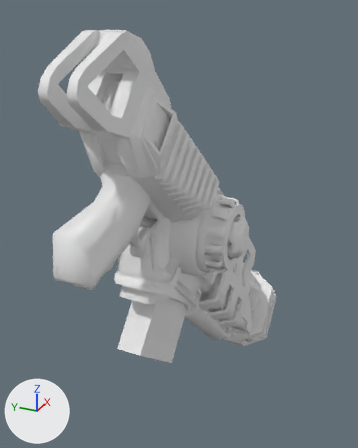
An edit to the Blender file Brutaldoom_blend_files/Plasma/br_plasma_f.blend, drawn before and after from the same camera.
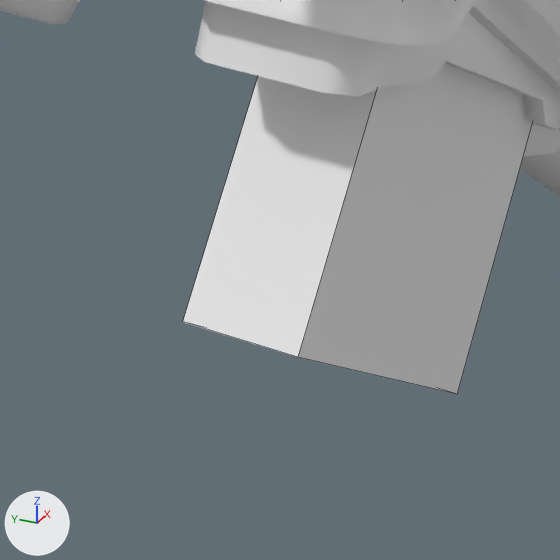
Each version is shown whole from a 50 mm camera at (-25.8, -25.6, -4.3) aimed at (39.8, 3.9, -37.1), then close up on the part from 23% to 54% of the width and 64% to 88% of the height. The axes (+X, +Y, +Z) are drawn at lower left. The lights are the same throughout. The close-ups show mesh edges as thin lines. Materials are left out; every surface is plain grey.

In view in the first close-up: 'Battery', 'Frame'.
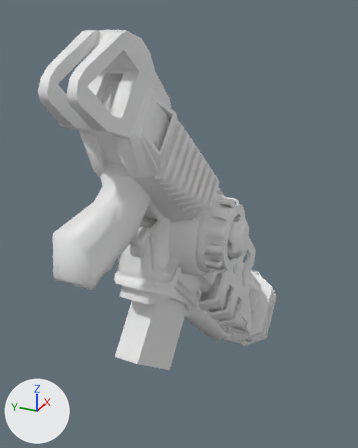
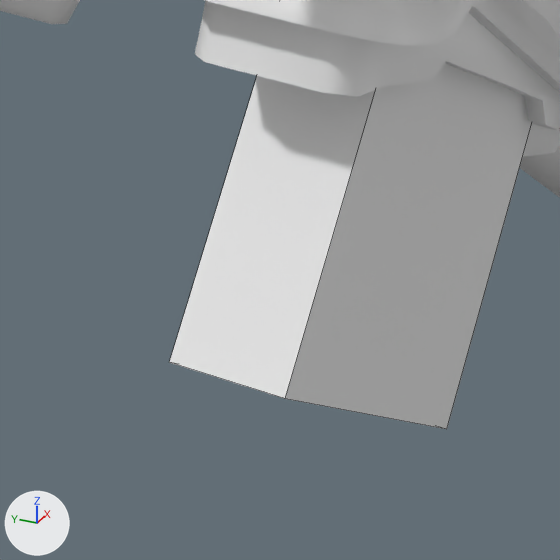
Where the change shows, as pixel boxes (x1, y1, x2, y2) in the close-ups (560 x 560 px):
'Battery', moved
    before: (183, 64, 533, 394)
    after: (169, 64, 532, 429)

Diff of the bpy script that builds the scene:
```diff
--- a/Brutaldoom_blend_files/Plasma/br_plasma_f.blend.py
+++ b/Brutaldoom_blend_files/Plasma/br_plasma_f.blend.py
@@ me_gaus_13_gaus_m13_0_005 @@
 me_gaus_13_gaus_m13_0_005.from_pydata(...)  # 8 vertices, 6 faces; spans x -0.8..0.8, y -5.61..5.61, z -2.83..2.83
 # used by ob_battery; location = (24.17, 0.0, -43.73); rotation_euler = (0.785, 0.0, 1.571), in degrees (45, 0, 90); scale = (2.01, 1.12, 2.01)
+# me_gaus_13_gaus_m13_0_005 part 1: the whole mesh is moved by (0.0, 0.0, 4.97)
@@ ob_battery @@
 ob_battery = bpy.data.objects.new('Battery', me_gaus_13_gaus_m13_0_005)
-ob_battery.location = (24.17, 0.0, -43.73)
+ob_battery.location = (16.39, 0.0, -51.5)
 ob_battery.rotation_euler = (0.785, 0.0, 1.571)  # degrees (45, 0, 90)
```
